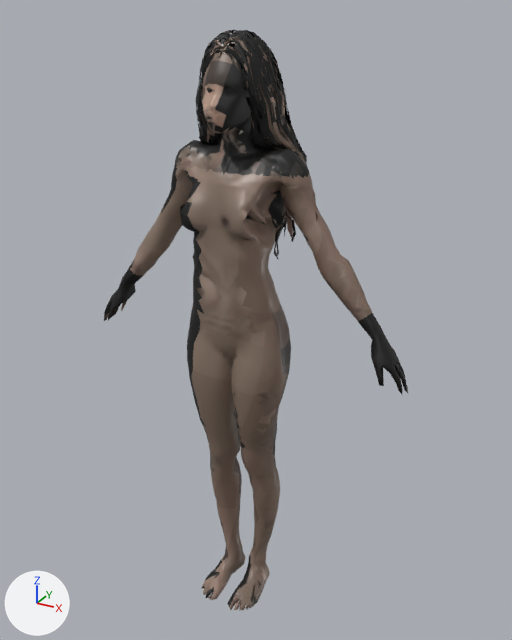
One commit to the glTF model game/public/assets/models/zombie-body-pale-gaze-t25.glb: the scene before it, then after it.
The view is the same before and after, from a camera (50 mm lens) standing at (0.89, -1.49, 1.684) and looking at (0.02, 0.091, 0.894). Arrows for +X, +Y and +Z are at lower left; the lights stay in place. The first picture is the older version. Vertices at exactly the same position are counted once.

The first picture shows 'ZombieBody'.
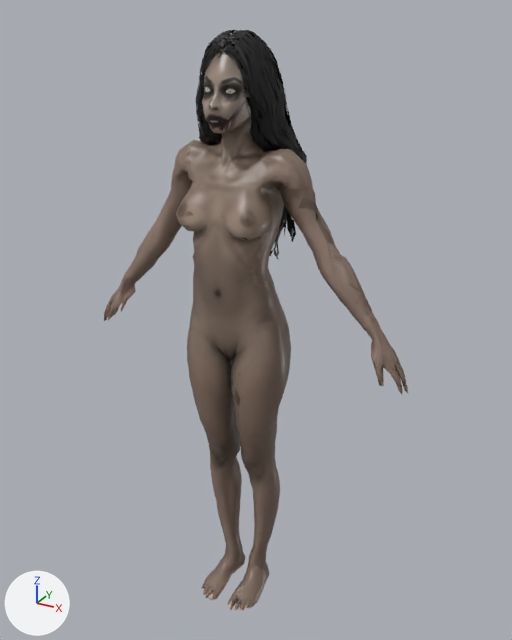
Boxes [x1, y1, x2, y2] around the edits, measured in the pictures (512 x 640 px; the box of a moved part takes in the faces that stretch with it):
part 1 of me_zombiebody, moved or reshaped: before [108, 30, 405, 610]; after [108, 30, 405, 571]
part 2 of me_zombiebody, surface changed: [104, 29, 408, 611] in both

Diff of the bpy script that builds the scene:
```diff
--- a/game/public/assets/models/zombie-body-pale-gaze-t25.glb.py
+++ b/game/public/assets/models/zombie-body-pale-gaze-t25.glb.py
@@ me_zombiebody @@
 # used by ob_zombiebody; location = (0.0, 0.0, 0.0)
-me_zombiebody.from_pydata(...)  # 9962 vertices, 14932 faces; spans x -0.48..0.48, y -0.1..0.19, z 0.0..1.64
+me_zombiebody.from_pydata(...)  # 9979 vertices, 14925 faces; spans x -0.48..0.48, y -0.1..0.19, z 0.0..1.64
+# me_zombiebody part 1: 234 vertices moved within x -0.42..0.45, y -0.09..0.19, z 0.77..1.64; 431 vertices removed from x -0.45..0.41, y -0.09..0.18, z 0.0..1.61; 451 vertices added at x -0.47..0.41, y -0.09..0.19, z 0.01..1.64
+# me_zombiebody part 2: 10422 kept faces spanning x -0.48..0.48, y -0.1..0.19, z 0.0..1.64 get new texture (UV) coordinates
+# other edits to the shape of me_zombiebody do not show in these pictures
 me_zombiebody.materials.append(mat_zombiebodymaterial)
```
